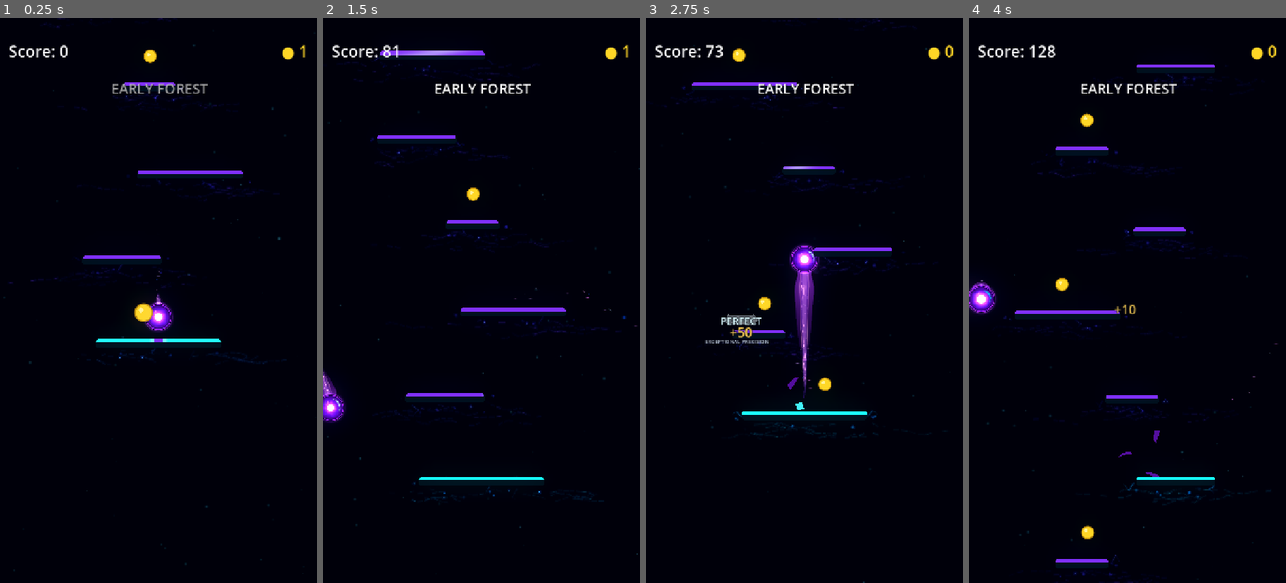
Above: before the commit, frames 1-4 (left to right).
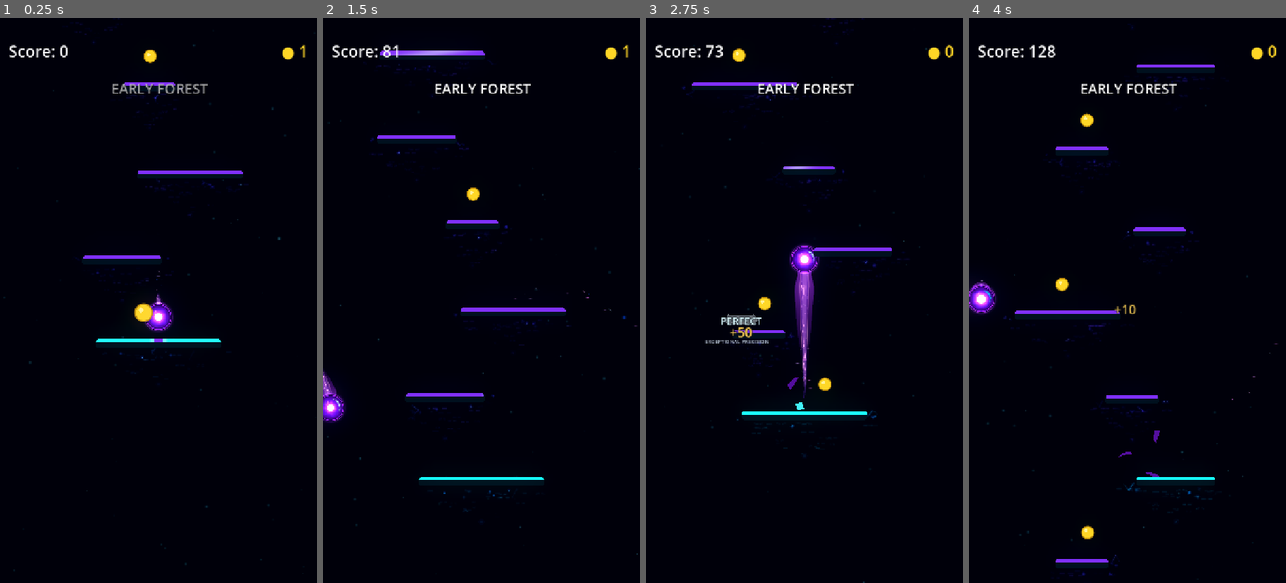
Above: after the commit, the same moments.

Repository: Kryodo/TowerJump
Game: Godot game, scene res://scenes/main.tscn
The game is run twice, just before and just after one commit, with the same random seed, the same clock (stepped at 60 frames per second) and the same inputs.
Inputs (mouse positions are in pixels of both pictures, inside the frame that each line leads up to):
- Up to frame 1 (0.25 s): no input
- Up to frame 2 (1.5 s): move the mouse to (551, 272) at 0.52 s; hold Right (ui_right) 0.53-1.25 s; click (551, 272) at 0.67 s; drag from (418, 328) to (471, 193) at 1.27 s
- Up to frame 3 (2.75 s): click "Nochmal spielen" at 2 s
- Up to frame 4 (4 s): move the mouse to (1159, 176) at 2.77 s; hold Right (ui_right) 2.78-3.5 s; drag from (1111, 413) to (1060, 193) at 3.52 s

The runs differ from the first frame. In frame 1, 0.3% of the frame differs, in the area x 2-91%, y 0-63%; in frame 2, 0.4%, in the area x 7-94%, y 7-90%; in frame 3, 0.3%; in frame 4, 0.4%.

Commit message:
Prototype vertical resonance fragments beneath Normal platforms

Diff:
--- a/scripts/platform_resonance_field.gd
+++ b/scripts/platform_resonance_field.gd
@@ -9,14 +9,14 @@
 
 const PLATFORM_TYPE_NORMAL: int = 0
 const CLOUD_SHADER := preload("res://scenes/platform_resonance_cloud.gdshader")
-const DIFFUSE_FLOW_COUNT: int = 13
+const VERTICAL_FRAGMENT_COUNT: int = 28
 const DIFFUSE_FLOW_SEGMENTS: int = 7
 
 const CLOUD_MARGIN_X: float = 86.0
 const CLOUD_MARGIN_Y: float = 90.0
 const LANDING_WAVE_DURATION: float = 0.58
-const FRAGMENT_COUNT: int = 8
-const FILAMENT_COUNT: int = 5
+const FRAGMENT_COUNT: int = 5
+const FILAMENT_COUNT: int = 3
 
 var _platform_type: int = PLATFORM_TYPE_NORMAL
 var _platform_width: float = 220.0
@@ -175,105 +175,143 @@
 
 	var half_width: float = _platform_width * 0.5
 	var half_height: float = _platform_height * 0.5
-	_draw_diffuse_undercurrent(half_width, half_height)
+	_draw_vertical_resonance_field(half_width, half_height)
 	_draw_edge_filaments(half_width, half_height)
 	_draw_edge_fragments(half_width, half_height)
 
 
-func _draw_diffuse_undercurrent(half_width: float, half_height: float) -> void:
-	# A small number of coherent, moving current packets run through the field
-	# immediately below the platform. Gaps, uneven brightness and shallow bends
-	# keep them organic without letting them read as continuous ribbons.
-	var available_width: float = half_width * 2.0 + 132.0
+func _draw_vertical_resonance_field(half_width: float, half_height: float) -> void:
+	# The field opens toward the underside of the platform and narrows to a
+	# concentrated source below it. Short horizontal fragments travel through
+	# this fan at different speeds and fade continuously into the haze.
+	var apex_y: float = half_height + CLOUD_MARGIN_Y - 7.0
+	var near_y: float = half_height + 8.0
+	var span: float = maxf(apex_y - near_y, 1.0)
 	var tint: Color = _resonance_tint()
-
-	for strand in range(DIFFUSE_FLOW_COUNT):
+	var activation: float = _resonance_activation()
+
+	for strand in range(VERTICAL_FRAGMENT_COUNT):
 		var seed: float = _phase_offset * 0.37 + float(strand) * 29.17
-		var speed: float = 0.052 + _random01(seed + 0.6) * 0.050
-		var length: float = lerpf(52.0, 132.0, _random01(seed + 2.4))
-		var direction: float = -1.0 if _random01(seed + 7.3) < 0.32 else 1.0
+		# Bias most streaks toward the platform; a sparse tail reaches the source.
+		var vertical_t: float = pow(_random01(seed + 2.4), 1.34)
+		var y_base: float = lerpf(near_y, apex_y, vertical_t)
+		var envelope_width: float = (half_width + 48.0) * pow(
+			maxf(1.0 - vertical_t, 0.0), 0.88
+		) + 2.8
+		var length_scale: float = pow(maxf(1.0 - vertical_t, 0.0), 0.72)
+		var streak_length: float = lerpf(
+			4.5,
+			46.0,
+			length_scale
+		) * lerpf(0.48, 1.0, _random01(seed + 3.8))
+
+		# Each streak moves sideways within its local slice of the expanding field.
+		var speed: float = 0.10 + _random01(seed + 4.6) * 0.13
 		var travel_phase: float = fposmod(
-			_time * speed * direction + _random01(seed + 1.2),
+			_time * speed + _random01(seed + 5.7),
 			1.0
 		)
-		var start_x: float = (
-			fposmod(
-				_random01(seed + 3.1) * available_width + travel_phase * available_width,
-				available_width
-			) - half_width - 66.0
-		)
-
-		# Most energy sits close to the underside; only a few threads trail deeper.
-		var lane: float = lerpf(11.0, 48.0, pow(_random01(seed + 4.3), 1.35))
+		var travel_limit: float = maxf(envelope_width - streak_length * 0.5 - 1.0, 1.0)
+		var center_x: float = lerpf(-travel_limit, travel_limit, travel_phase)
 		var phase: float = seed * 0.071
-		var life_pulse: float = 0.62 + 0.38 * absf(
-			sin(_time * (0.7 + _random01(seed + 5.1) * 0.55) + phase)
-		)
-		var strength: float = life_pulse * lerpf(0.52, 1.0, _random01(seed + 6.2))
-		var previous_point := Vector2.ZERO
-		var has_previous: bool = false
-
-		for segment in range(DIFFUSE_FLOW_SEGMENTS + 1):
-			var t: float = float(segment) / float(DIFFUSE_FLOW_SEGMENTS)
-			var x: float = start_x + length * t * direction
-			var broad_curl: float = sin(
-				t * TAU * 0.72 + _time * 0.39 * direction + phase
-			) * 5.0
-			var crossing_curl: float = sin(
-				t * TAU * 1.52 - _time * 0.27 + phase * 1.6
-			) * 2.4
-			var fine_drift: float = sin(
-				t * TAU * 2.7 + _time * 0.43 + phase * 2.1
-			) * 0.9
-			var y: float = half_height + lane + broad_curl + crossing_curl + fine_drift
-			var current_point := Vector2(x, y)
-
-			if has_previous:
-				var segment_seed: float = seed + float(segment) * 11.7
-				var gap_roll: float = _random01(segment_seed + 1.8)
-				# Deliberate breaks interrupt the strand, while the bright portions
-				# travel in packets instead of lighting every segment equally.
-				if gap_roll > 0.28:
-					var packet: float = 0.45 + 0.55 * absf(
-						sin(_time * 1.35 - t * TAU + phase)
-					)
-					var segment_strength: float = strength * packet * lerpf(
-						0.36, 1.0, _random01(segment_seed + 2.6)
-					)
-					var draw_start: float = 0.07 + _random01(segment_seed + 4.0) * 0.12
-					var draw_end: float = 0.77 + _random01(segment_seed + 5.0) * 0.18
-					var segment_a: Vector2 = previous_point.lerp(current_point, draw_start)
-					var segment_b: Vector2 = previous_point.lerp(current_point, draw_end)
-
-					draw_line(
-						segment_a, segment_b,
-						Color(tint.r * 0.52, tint.g * 0.48 + 0.025, tint.b * 0.82 + 0.10, 0.048 * segment_strength),
-						7.0, true
-					)
-					draw_line(
-						segment_a, segment_b,
-						Color(tint.r * 0.92 + 0.015, tint.g * 0.88 + 0.06, tint.b * 1.02 + 0.08, 0.14 * segment_strength),
-						2.15, true
-					)
-
-					# Very rare inner glints hint at denser energy without outlining
-					# the stream or creating a row of uniform parallel lines.
-					if _random01(segment_seed + 3.5) > 0.83:
-						var accent_a: Vector2 = segment_a.lerp(segment_b, 0.22)
-						var accent_b: Vector2 = segment_a.lerp(segment_b, 0.76)
-						var accent_tint: Color = tint.lerp(
-							Color(0.82, 1.28, 2.35, 1.0),
-							_resonance_activation() * 0.38
-						)
-						draw_line(
-							accent_a, accent_b,
-							Color(accent_tint.r, accent_tint.g, accent_tint.b, 0.18 * segment_strength),
-							0.95, true
-						)
-
-			previous_point = current_point
-			has_previous = true
-
+		var sway: float = sin(_time * (0.55 + _random01(seed + 6.9) * 0.55) + phase)
+		var y: float = y_base + sway * lerpf(0.5, 1.8, length_scale)
+		var fade_cycle: float = fposmod(
+			_time * (0.16 + _random01(seed + 7.8) * 0.18)
+			+ _random01(seed + 8.9),
+			1.0
+		)
+		var fade_envelope: float = pow(maxf(sin(PI * fade_cycle), 0.0), 0.65)
+		var pulse: float = 0.20 + fade_envelope * 0.80
+		var randomness: float = lerpf(0.38, 1.0, _random01(seed + 9.1))
+		var near_platform_weight: float = lerpf(0.60, 1.0, length_scale)
+		var strength: float = pulse * randomness * near_platform_weight
+		if vertical_t > 0.76:
+			# The lower end has very little width, but occasionally glows a touch
+			# more brightly to imply a concentrated source rather than a hard tip.
+			strength *= 1.0 + activation * 0.16
+
+		# Broken horizontal segments and slightly varied heights prevent rows,
+		# equal-width bars, or a visible wireframe fan.
+		var piece_count: int = 2 if length_scale > 0.38 else 1
+		for piece in range(piece_count):
+			var piece_seed: float = seed + float(piece) * 17.31
+			if _random01(piece_seed + 1.2) < 0.22:
+				continue
+			var a: float = float(piece) / float(piece_count)
+			var b: float = float(piece + 1) / float(piece_count)
+			var pad_a: float = 0.06 + _random01(piece_seed + 2.3) * 0.10
+			var pad_b: float = 0.06 + _random01(piece_seed + 3.4) * 0.10
+			var x_a: float = center_x - streak_length * 0.5 + streak_length * (a + pad_a)
+			var x_b: float = center_x - streak_length * 0.5 + streak_length * (b - pad_b)
+			x_a = clampf(x_a, -envelope_width + 1.0, envelope_width - 1.0)
+			x_b = clampf(x_b, -envelope_width + 1.0, envelope_width - 1.0)
+			if x_b - x_a < 1.0:
+				continue
+
+			var y_a: float = y + sin(a * TAU + phase + _time * 0.35) * 0.75
+			var y_b: float = y + sin(b * TAU + phase + _time * 0.35) * 0.75
+			var p_a := Vector2(x_a, y_a)
+			var p_b := Vector2(x_b, y_b)
+			var piece_strength: float = strength * lerpf(
+				0.58, 1.0, _random01(piece_seed + 4.5)
+			)
+			draw_line(
+				p_a, p_b,
+				Color(
+					tint.r * 0.50,
+					tint.g * 0.46 + 0.018,
+					tint.b * 0.82 + 0.08,
+					0.045 * piece_strength
+				),
+				6.5 if length_scale > 0.42 else 3.2,
+				true
+			)
+			draw_line(
+				p_a, p_b,
+				Color(
+					tint.r * 0.90 + 0.01,
+					tint.g * 0.86 + 0.04,
+					tint.b * 1.02 + 0.08,
+					0.15 * piece_strength
+				),
+				1.75 if length_scale > 0.42 else 1.05,
+				true
+			)
+			if _random01(piece_seed + 5.6) > 0.88:
+				draw_line(
+					p_a.lerp(p_b, 0.26),
+					p_a.lerp(p_b, 0.72),
+					Color(
+						tint.r * 0.36 + 0.30,
+						tint.g * 0.34 + 0.62,
+						tint.b * 0.42 + 1.18,
+						0.17 * piece_strength
+					),
+					0.8,
+					true
+				)
+
+	# A very soft, concentrated source anchors the fan without becoming a lamp
+	# or visible beam emitter. Its glow breathes and responds to landing/charge.
+	var source_pulse: float = 0.58 + 0.42 * absf(sin(_time * 1.35 + _phase_offset))
+	var source_y: float = apex_y - 1.0
+	var source_strength: float = source_pulse * (0.72 + activation * 0.24)
+	draw_circle(
+		Vector2(0.0, source_y),
+		6.8,
+		Color(tint.r * 0.24, tint.g * 0.32 + 0.01, tint.b * 0.55 + 0.06, 0.035 * source_strength)
+	)
+	draw_circle(
+		Vector2(0.0, source_y),
+		3.1,
+		Color(tint.r * 0.46 + 0.015, tint.g * 0.56 + 0.035, tint.b * 0.88 + 0.08, 0.075 * source_strength)
+	)
+	draw_circle(
+		Vector2(0.0, source_y),
+		1.15,
+		Color(tint.r * 0.32 + 0.18, tint.g * 0.30 + 0.36, tint.b * 0.42 + 0.86, 0.14 * source_strength)
+	)
 
 func _resonance_activation() -> float:
 	var activation: float = clampf(_approach_charge, 0.0, 1.0)
